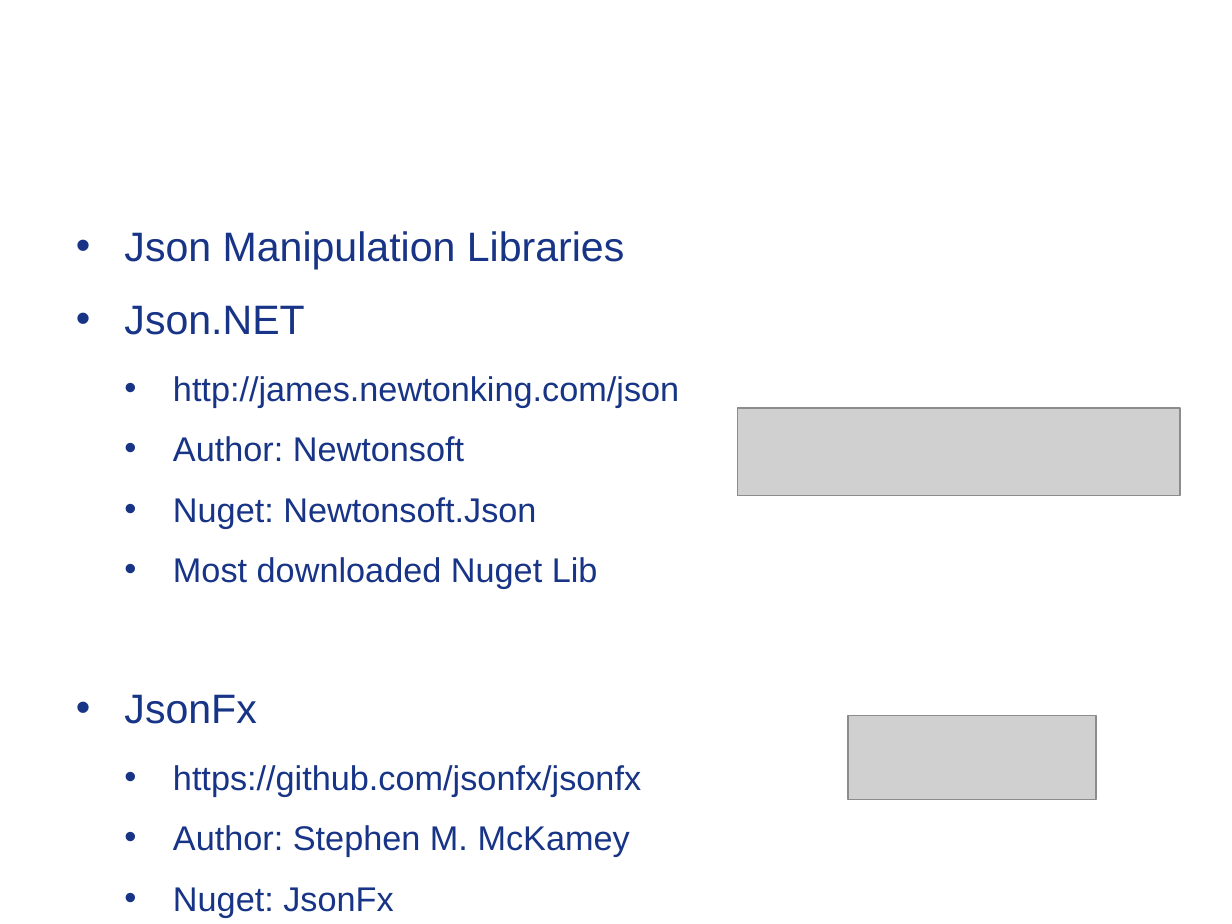
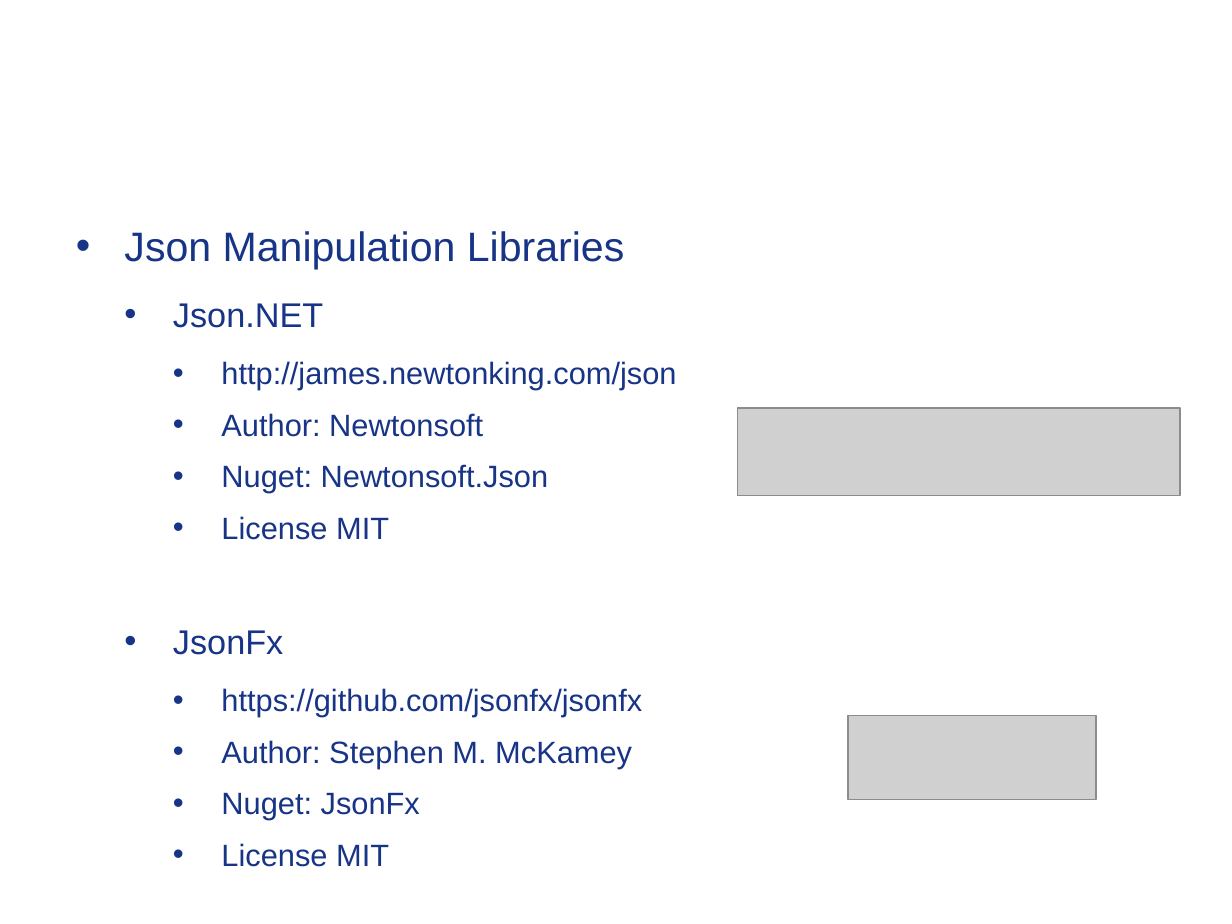
Before and after one commit to Timothep/MarathonWOShoes, a slide deck: slide 17 of BarefootMarathon.odp. Drawn at 1232x924 pixels with LibreOffice and Linux fonts; fonts in the diff are those of the drawing; grey boxes stand for pictures; background and template pictures are left out. Boxes give left, top, right and bottom in pixels: in the first picture for what was removed or moved away, otherwise in the second. Text is boxed around its words. In the diff, an @@ line names an element or a change of style, - is before the commit and + after.

```diff
--- a/BarefootMarathon.odp
+++ b/BarefootMarathon.odp
@@ text at (221, 361, 676, 820): size 24 to 20 pt in "Json.NET", "JsonFx"; size 20 to 18 pt in "http://james.newtonking.com/json", "Author: Newtonsoft", "Nuget: Newtonsoft.Json", "https://github.com/jsonfx/jsonfx" and 2 more places; list level 1 to 2 in "Json.NET"; list level 2 to 3 in "http://james.newtonking.com/json"; list level 2 to 3 in "Author: Newtonsoft"; list level 2 to 3 in "Nuget: Newtonsoft.Json"; list level 1 to 2 in "JsonFx"; list level 2 to 3 in "https://github.com/jsonfx/jsonfx"; list level 2 to 3 in "Author: Stephen M. McKamey"; list level 2 to 3 in "Nuget: JsonFx" @@
@@ text at (221, 516, 389, 540): text changed; size 20 to 18 pt @@
-  • Most downloaded Nuget Lib
+    • License MIT
@@ text at (221, 843, 389, 867): paragraph added @@
+    • License MIT
```
Also in this commit, not shown: 23 other slides changed, 3 slides added, 3 slides removed, 4 other files.
